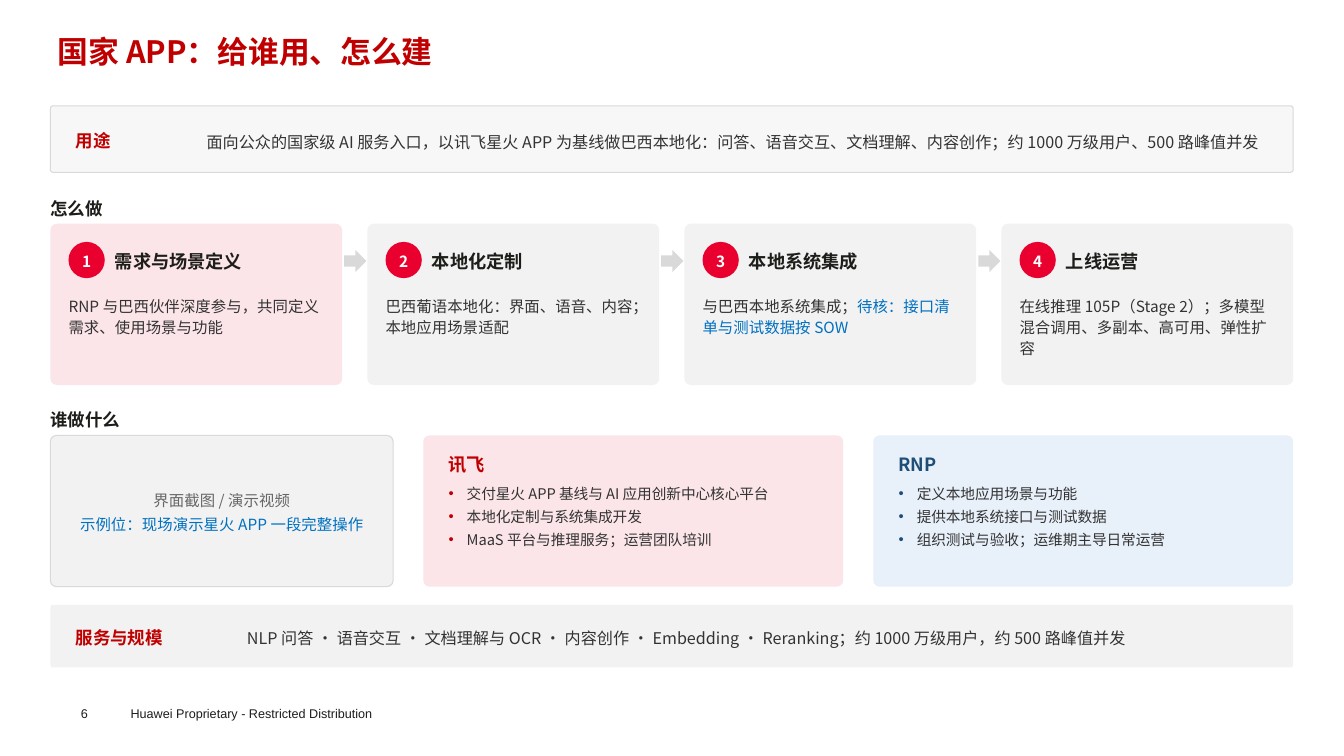
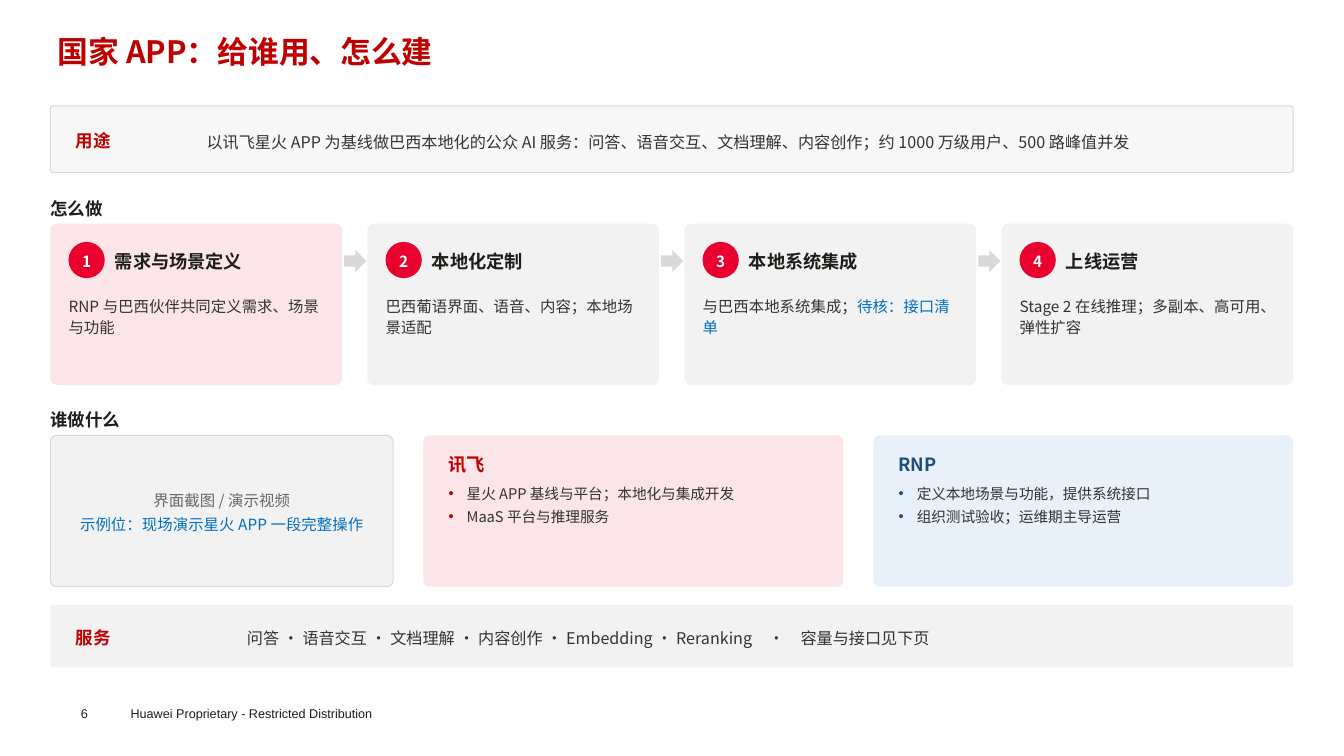
Before and after one commit to chyhcs/wyyh, a slide deck: slide 6 of RNP-讯飞交流-会议版.pptx. Drawn at 1344x756 pixels with LibreOffice and Linux fonts; fonts in the diff are those of the drawing; background and template pictures are left out. Boxes give left, top, right and bottom in pixels: in the first picture for what was removed or moved away, otherwise in the second. Text is boxed around its words. In the diff, an @@ line names an element or a change of style, - is before the commit and + after.

```diff
--- a/RNP-讯飞交流-会议版.pptx
+++ b/RNP-讯飞交流-会议版.pptx
@@ text at bbox=[207, 134, 1130, 151]: text changed @@
-面向公众的国家级 AI 服务入口，以讯飞星火 APP 为基线做巴西本地化：问答、语音交互、文档理解、内容创作；约 1000 万级用户、500 路峰值并发
+以讯飞星火 APP 为基线做巴西本地化的公众 AI 服务：问答、语音交互、文档理解、内容创作；约 1000 万级用户、500 路峰值并发
@@ text at bbox=[69, 299, 319, 334]: text changed @@
-RNP 与巴西伙伴深度参与，共同定义需求、使用场景与功能
+RNP 与巴西伙伴共同定义需求、场景与功能
@@ text at bbox=[386, 299, 633, 335]: text changed @@
-巴西葡语本地化：界面、语音、内容；本地应用场景适配
+巴西葡语界面、语音、内容；本地场景适配
@@ text at bbox=[703, 299, 950, 334]: text changed; text colour #0070C0 to #333333 @@
-与巴西本地系统集成；待核：接口清单与测试数据按 SOW
+与巴西本地系统集成；待核：接口清单
@@ text at bbox=[1020, 299, 1276, 335]: text changed @@
-在线推理 105P（Stage 2）；多模型混合调用、多副本、高可用、弹性扩容
+Stage 2 在线推理；多副本、高可用、弹性扩容
@@ text at bbox=[467, 486, 734, 523]: text changed @@
-• 交付星火 APP 基线与 AI 应用创新中心核心平台
-• 本地化定制与系统集成开发
-• MaaS 平台与推理服务；运营团队培训
+• 星火 APP 基线与平台；本地化与集成开发
+• MaaS 平台与推理服务
@@ text at bbox=[917, 486, 1151, 524]: text changed @@
-• 定义本地应用场景与功能
-• 提供本地系统接口与测试数据
-• 组织测试与验收；运维期主导日常运营
+• 定义本地场景与功能，提供系统接口
+• 组织测试验收；运维期主导运营
@@ text at bbox=[76, 629, 111, 646]: text changed @@
-服务与规模
+服务
@@ text at bbox=[247, 630, 930, 648]: text changed @@
-NLP 问答 · 语音交互 · 文档理解与 OCR · 内容创作 · Embedding · Reranking；约 1000 万级用户，约 500 路峰值并发
+问答 · 语音交互 · 文档理解 · 内容创作 · Embedding · Reranking · 容量与接口见下页
```
Also in this commit, not shown: 8 other slides changed, 1 other file.
